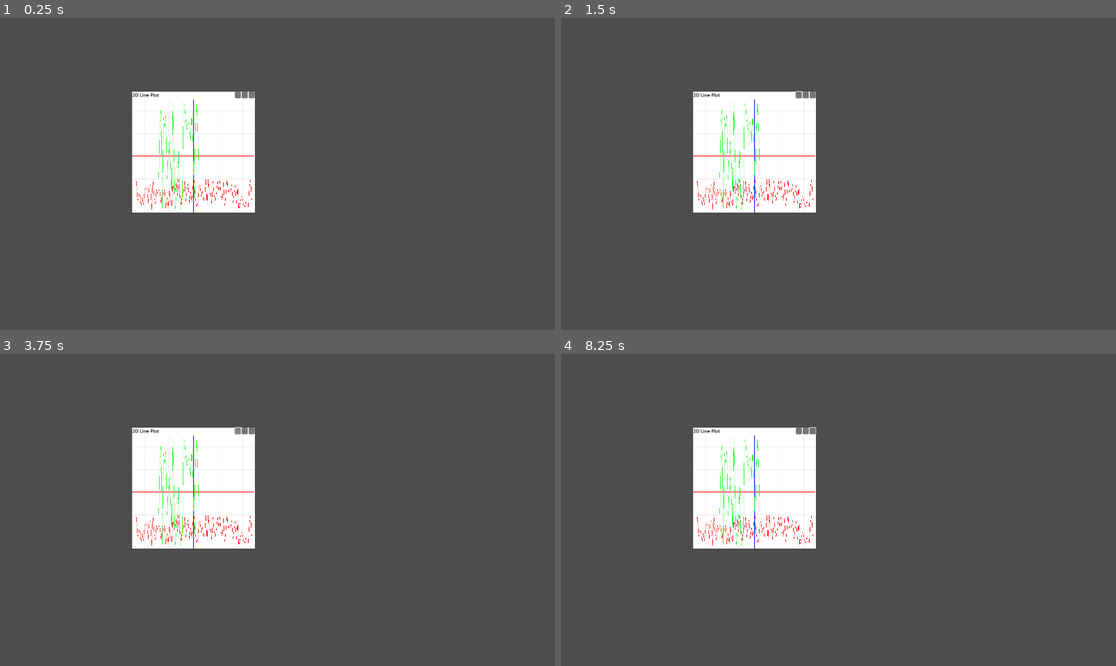
Above: before the commit, frames 1-4 (two rows, left to right).
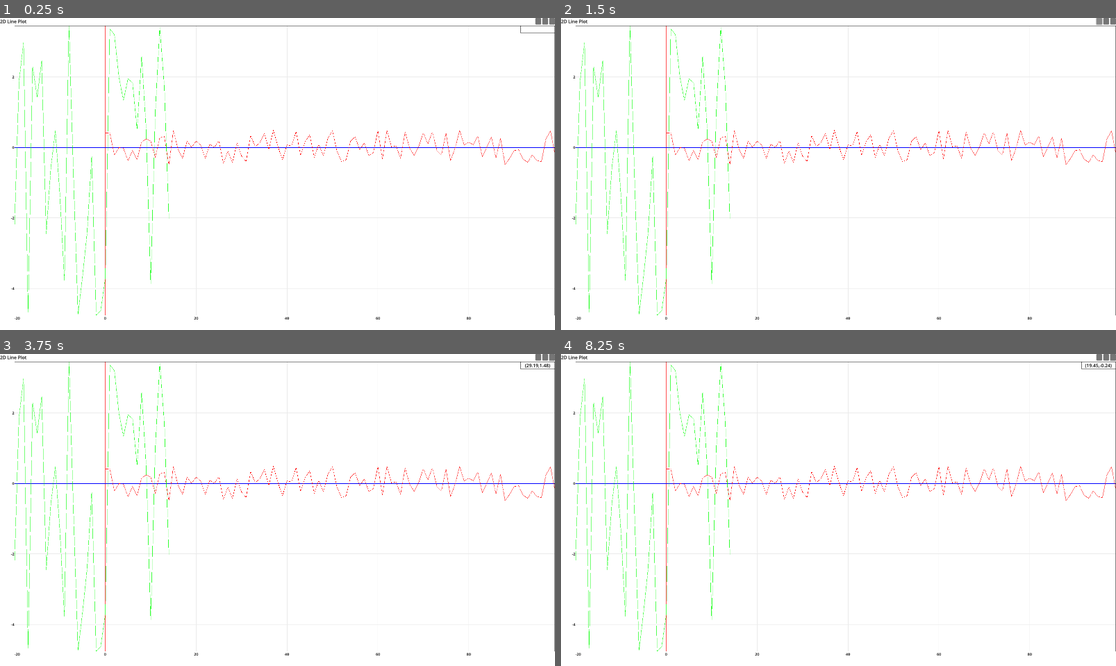
Above: after the commit, the same moments.

Repository: monolithicObserver/godot_plot_engine
Game: Godot game, scene res://line_plot_2d.tscn
Two runs of this game, one before a commit and one after it. Both use one fixed random seed, a clock stepped at 60 frames per second and the inputs below. The project has no main scene, so this scene is started directly.
Inputs (mouse positions are in pixels of both pictures, inside the frame that each line leads up to; where the layout moved, square brackets give the same spot in the first picture):
- Up to frame 1 (0.25 s): no input
- Up to frame 2 (1.5 s): click (799, 96) at 0.52 s; click (1099, 21) at 1.27 s
- Up to frame 3 (3.75 s): click (543, 357) [244, 432] at 2 s; click (549, 357) [249, 432] at 2.75 s; click (238, 432) at 3.52 s
- Up to frame 4 (8.25 s): click (1104, 357) [805, 432] at 4.25 s; click (1110, 357) [810, 432] at 5 s; click (799, 432) at 5.77 s; click (1104, 357) [805, 432] at 6.5 s; click (1110, 357) [810, 432] at 7.25 s; tap Enter at 8 s; move the mouse to (755, 491) at 8.02 s; click (755, 491) at 8.17 s

The runs differ from the first frame. In frame 1, 93% of the frame differs, in the area x 0-100%, y 0-100%; in frame 2, 93%; in frame 3, 93%; in frame 4, 93%.

Commit message:
2D Line Plot First Implementation

Diff:
--- a/grid.gdshader
+++ b/grid.gdshader
@@ -2,41 +2,40 @@
 
 // x,y is the position of rect corner and z,w is the size of the rect
 uniform vec4 plot_rect = vec4(-10.0,-10.0,10.0,10.0);
+uniform vec2 plot_size = vec2(487,460);
 
-uniform float spacing_x : hint_range(0.001, 1.0) = 0.2;
-uniform float spacing_y : hint_range(0.001, 1.0) = 0.2;
+uniform float spacing_x = 1.0;
+uniform float spacing_y = 1.0;
 uniform vec4 line_color: source_color = vec4(0.7, 0.7, 0.7, 1.0);
 uniform vec4 axis_color_x: source_color = vec4(0.0,0.0,0.0,1.0);
 uniform vec4 axis_color_y: source_color = vec4(0.0,0.0,0.0,1.0);
-uniform float axis_width = 0.05;
-uniform float line_width = 0.05;
+uniform float axis_width = 1.0;
+uniform float line_width = 1.0;
+
+float remap(float value, float in_min, float in_max, float out_min, float out_max) {
+    return out_min + ( (value - in_min) * (out_max - out_min) ) / (in_max - in_min);
+}
 
 void fragment() {
-    vec2 plot_coord = plot_rect.xy + vec2(plot_rect.z * UV.x, plot_rect.w * UV.y);
+	vec2 density = plot_rect.zw / plot_size;
+	vec2 plot_uv = vec2(UV.x,1.0-UV.y);
+    vec2 plot_coord = plot_rect.xy + vec2(plot_rect.z * plot_uv.x, plot_rect.w * plot_uv.y);
 
-	float ss_x = spacing_x * plot_rect.z;
-	float ss_y = spacing_x * plot_rect.w;
-	float lws_x = line_width * plot_rect.z;
-	float lws_y = line_width * plot_rect.w;
-	float aws_x = axis_width * plot_rect.z;
-	float aws_y = axis_width * plot_rect.w;
     // Distance to nearest vertical/horizontal grid line
-    float dx = abs(mod(plot_coord.x, ss_x));
-    float dy = abs(mod(plot_coord.y, ss_y));
+    float dx = plot_coord.x - round(plot_coord.x/spacing_x) * spacing_x;
+    float dy = plot_coord.y - round(plot_coord.y/spacing_y) * spacing_y;
 
-    float line = step(dx, lws_x) + step(dy, lws_y);
+    if (abs(dx) < line_width * density.x) {
+        COLOR = line_color;
+    }
+	if (abs(dy) < line_width * density.y) {
+        COLOR = line_color;
+    }
+	if (abs(plot_coord.x) < axis_width * density.x) {
+		COLOR = axis_color_y;
+	}
 
-    if (line > 0.0) {
-        COLOR = line_color;
-    } else {
-        COLOR = vec4(1.0,1.0,1.0,1.0);
-    }
-
-	if (abs(plot_coord.x) < aws_x) {
+	if (abs(plot_coord.y) < axis_width * density.y) {
 		COLOR = axis_color_x;
 	}
-
-	if (abs(plot_coord.y) < aws_y) {
-		COLOR = axis_color_y;
-	}
 }
--- a/line_plot_2d.gd
+++ b/line_plot_2d.gd
@@ -3,10 +3,15 @@
 class_name LinePlot2D
 
 @export var plot_rect: Control
+@export var plot_body: Control
+@export var x_axis_labels: Control
+@export var y_axis_labels: Control
+@export var data_lines: Control
+@export var coord_label: Label
+
 @export var line_colors: Array[Color] = [Color.RED,
 Color.GREEN,Color.BLUE, Color.BLACK, Color.DARK_ORANGE,Color.BLUE_VIOLET,Color.DARK_GREEN]
 
-@export var plot_edge_margin = 10
 class data_2d:
 	var data_length: int = 0
 	var data_x: Array[float] = []
@@ -19,19 +24,30 @@
 
 var data_to_plot: Dictionary[String,data_2d]
 
+@export var  tick_label_settings: LabelSettings
 
 func _add_data(data_name: String,new_data: data_2d) -> void:
 	data_to_plot.set(data_name,new_data)
-
-	max_x = max(max_x,new_data.data_x.max())
-	max_y = max(max_y,new_data.data_y.max())
-
-	min_x = min(min_x,new_data.data_x.min())
-	min_y = min(min_y,new_data.data_y.min())
+	_update_min_max_values()
 
 #func _append_point_to_line(data_name: String, point_x: float,point_y: float) -> void:
 	#data_to_plot.get(data_name).data_x.append(point_x)
 
+func _update_min_max_values() -> void:
+	var max_x_values: Array[float] = []
+	var min_x_values: Array[float] = []
+	var max_y_values: Array[float] = []
+	var min_y_values: Array[float] = []
+	for dl in data_to_plot.values():
+		max_x_values.append(dl.data_x.max())
+		min_x_values.append(dl.data_x.min())
+		max_y_values.append(dl.data_y.max())
+		min_y_values.append(dl.data_y.min())
+
+	max_x = max_x_values.max()
+	min_x = min_x_values.min()
+	max_y = max_y_values.max()
+	min_y = min_y_values.min()
 
 
 func _ready() -> void:
@@ -39,26 +55,33 @@
 	line1.data_length = 100
 	for i in line1.data_length:
 		line1.data_x.append(i)
-		line1.data_y.append(randf())
+		line1.data_y.append((randf()-0.5))
 
 	var line2: data_2d = data_2d.new()
 	line2.data_length = 35
 
 	for i in line2.data_length:
-		line2.data_x.append(20 + i)
-		line2.data_y.append(randf_range(-0.1,3.5))
+		line2.data_x.append(-20 + i)
+		line2.data_y.append(randf_range(-5.0,3.5))
 
 	_add_data("Line 1",line1)
 	_add_data("Line 2",line2)
 
 
+	_draw_plot()
+	_refresh_axis_labels()
+
+
+
+
+
 
 
 
 func _draw_plot() -> void:
-	for lines in plot_rect.get_children():
+	for lines in data_lines.get_children():
 		lines.queue_free()
-	var plot_rect_size: Vector2 = plot_rect.size - Vector2.ONE * plot_edge_margin
+	var plot_rect_size: Vector2 = plot_rect.size
 
 	var line_count = 0
 	for data_name in data_to_plot.keys():
@@ -68,15 +91,141 @@
 		var line_visual: Line2D = Line2D.new()
 		for j in data_2d_i.data_length:
 			var new_point: Vector2
-			new_point.x = remap(x_values[j],min_x,max_x,plot_edge_margin,plot_rect_size.x)
-			new_point.y = remap(y_values[j],min_y,max_y,plot_rect_size.y,plot_edge_margin)
+			new_point.x = remap(x_values[j],min_x,max_x,0.0,plot_rect_size.x)
+			new_point.y = remap(y_values[j],min_y,max_y,plot_rect_size.y,0.0)
 			line_visual.add_point(new_point)
 
 		line_visual.default_color = line_colors[line_count]
 		line_visual.width = 1.0
 		line_count += 1
-		plot_rect.add_child(line_visual)
+		data_lines.add_child(line_visual)
 
 
 func _on_plot_body_resized() -> void:
 	_draw_plot()
+	_refresh_axis_labels()
+
+
+func _refresh_axis_labels() -> void:
+
+	for label in x_axis_labels.get_children():
+		label.queue_free()
+
+	for label in y_axis_labels.get_children():
+		label.queue_free()
+
+
+
+
+
+	var plot_size: Vector2 = plot_rect.size
+	var window_size: Vector2 = plot_body.size
+	var window_pos: Vector2 = -plot_rect.position
+
+
+
+	var x_axis_length = max_x - min_x
+	var y_axis_length = max_y - min_y
+
+	var x_scale = (window_size.x / plot_size.x)
+	var y_scale = (window_size.y / plot_size.y)
+
+	var resized_x = x_axis_length * x_scale
+	var resized_y = y_axis_length * y_scale
+
+	var spacing_x = _get_grid_spacing(resized_x,4)
+	var spacing_y = _get_grid_spacing(resized_y,4)
+
+
+	plot_rect.material.set_shader_parameter("plot_rect",Vector4(min_x,min_y,max_x-min_x,max_y-min_y))
+	plot_rect.material.set_shader_parameter("plot_size",plot_size)
+	plot_rect.material.set_shader_parameter("spacing_x",spacing_x)
+	plot_rect.material.set_shader_parameter("spacing_y",spacing_y)
+
+	var window_x_min = remap(window_pos.x,0.0,plot_size.x,min_x,max_x)
+	var window_y_max = remap(window_pos.y,plot_size.y,0.0,min_y,max_y)
+
+	var window_x_max = remap(window_pos.x + window_size.x,0.0,plot_size.x,min_x,max_x)
+	var window_y_min = remap(window_pos.y + window_size.y,plot_size.y,0.0,min_y,max_y)
+
+	var x_ticks: Array = range(ceil(window_x_min/spacing_x),ceil(window_x_max/spacing_x),1)
+
+	var y_ticks: Array = range(ceil(window_y_min/spacing_y),ceil(window_y_max/spacing_y),1)
+
+
+	for tick in x_ticks:
+		var tick_val = tick * spacing_x
+		var tick_label = Label.new()
+		tick_label.label_settings = tick_label_settings
+		tick_label.text = String.num_scientific(tick_val)
+		x_axis_labels.add_child(tick_label)
+		tick_label.position.x = remap(tick_val,window_x_min,window_x_max,0.0,window_size.x) - tick_label.size.x * 0.5
+		tick_label.position.x = clamp(tick_label.position.x,0.0,window_size.x)
+		tick_label.position.y = 0.0
+
+	for tick in y_ticks:
+
+		var tick_val = tick * spacing_y
+		var tick_label = Label.new()
+		tick_label.size.x = 50.0
+		tick_label.horizontal_alignment = HORIZONTAL_ALIGNMENT_RIGHT
+		tick_label.label_settings = tick_label_settings
+		tick_label.text = String.num_scientific(tick_val)
+		y_axis_labels.add_child(tick_label)
+		tick_label.position.y = remap(tick_val,window_y_min,window_y_max,window_size.y,0.0) - tick_label.size.y * 0.4
+		tick_label.position.x = 0.0
+
+
+
+func _on_plot_body_panned() -> void:
+	_refresh_axis_labels()
+
+func _get_grid_spacing(axis_length: float, target_lines: int = 10) -> float:
+	if axis_length <= 0:
+		return 0.0
+
+	# Desired spacing if we had exactly target_lines
+	var raw_spacing = axis_length / float(target_lines)
+
+	# Get order of magnitude (10^n)
+	var power = pow(10, floor(log(raw_spacing)/log(10)))
+
+	# Normalize raw_spacing to [1,10)
+	var normalized = raw_spacing / power
+
+	# Choose "nice" step from {1, 2, 5}
+	var step: float
+	if normalized < 2.0:
+		step = 1.0
+	elif normalized < 5.0:
+		step = 2.0
+	else:
+		step = 5.0
+
+	return step * power
+
+var coord_label_active = false
+
+func _on_plot_body_mouse_entered() -> void:
+	coord_label.visible = true
+	coord_label_active = true
+
+func _on_plot_body_mouse_exited() -> void:
+	coord_label.visible = false
+	coord_label_active = false
+
+func _process(delta: float) -> void:
+	if coord_label_active:
+		var local_cursor = plot_rect.get_local_mouse_position()
+		var coord_x = remap(local_cursor.x,0.0,plot_rect.size.x,min_x,max_x)
+		var coord_y = remap(local_cursor.y,plot_rect.size.y,0,min_y,max_y)
+		var x_text = _num_2_scientific_str(coord_x)
+		var y_text = _num_2_scientific_str(coord_y)
+		coord_label.text = "("+x_text+","+y_text+")"
+
+func _num_2_scientific_str(number: float) -> String:
+	var decimal_scale = floor(log(abs(number)) / log(10))
+	if abs(decimal_scale) <= 1:
+		return String.num_scientific(number).pad_decimals(2)
+	else:
+		return String.num_scientific(number).pad_decimals(2) + "e" + str(decimal_scale).pad_decimals(-1)
--- a/line_plot_2d.tscn
+++ b/line_plot_2d.tscn
@@ -1,32 +1,62 @@
-[gd_scene load_steps=6 format=3 uid="uid://dpmqqk7lnspwr"]
+[gd_scene load_steps=10 format=3 uid="uid://dpmqqk7lnspwr"]
 
 [ext_resource type="Script" uid="uid://dgrvqioe20ecv" path="res://line_plot_2d.gd" id="1_vhy1o"]
 [ext_resource type="Shader" uid="uid://cqckk3sxs2fex" path="res://grid.gdshader" id="3_3p18w"]
 [ext_resource type="Script" uid="uid://c8kmu3pnu8hyx" path="res://plot_body.gd" id="3_xnol5"]
 
+[sub_resource type="LabelSettings" id="LabelSettings_xnol5"]
+font_size = 13
+font_color = Color(0, 0, 0, 1)
+
 [sub_resource type="LabelSettings" id="LabelSettings_vhy1o"]
 font_color = Color(0, 0, 0, 1)
 
 [sub_resource type="ShaderMaterial" id="ShaderMaterial_w24ie"]
 shader = ExtResource("3_3p18w")
 shader_parameter/plot_rect = Vector4(-10, -10, 20, 20)
-shader_parameter/spacing_x = 0.2
-shader_parameter/spacing_y = 0.2
+shader_parameter/plot_size = Vector2(487, 460)
+shader_parameter/spacing_x = 1.0
+shader_parameter/spacing_y = 1.0
 shader_parameter/line_color = Color(0.91664, 0.91664, 0.91664, 1)
 shader_parameter/axis_color_x = Color(0, 0, 1, 1)
 shader_parameter/axis_color_y = Color(1, 0, 0, 1)
-shader_parameter/axis_width = 0.003
-shader_parameter/line_width = 0.003
-
-[node name="2DLinePlot" type="Control" node_paths=PackedStringArray("plot_rect")]
+shader_parameter/axis_width = 1.0
+shader_parameter/line_width = 1.0
+
+[sub_resource type="StyleBoxFlat" id="StyleBoxFlat_xnol5"]
+bg_color = Color(1, 1, 1, 0)
+border_width_left = 1
+border_width_top = 1
+border_width_right = 1
+border_width_bottom = 1
+border_color = Color(0, 0, 0, 1)
+
+[sub_resource type="LabelSettings" id="LabelSettings_3p18w"]
+font_color = Color(0, 0, 0, 1)
+
+[sub_resource type="StyleBoxFlat" id="StyleBoxFlat_3p18w"]
+bg_color = Color(1, 1, 1, 1)
+border_width_left = 1
+border_width_top = 1
+border_width_right = 1
+border_width_bottom = 1
+border_color = Color(0, 0, 0, 1)
+
+[node name="2DLinePlot" type="Control" node_paths=PackedStringArray("plot_rect", "plot_body", "x_axis_labels", "y_axis_labels", "data_lines", "coord_label")]
 layout_mode = 3
-anchors_preset = 0
-offset_left = 458.0
-offset_top = 255.0
-offset_right = 881.0
-offset_bottom = 674.0
+anchors_preset = 15
+anchor_right = 1.0
+anchor_bottom = 1.0
+grow_horizontal = 2
+grow_vertical = 2
 script = ExtResource("1_vhy1o")
-plot_rect = NodePath("Frame/PlotBody/PlotRect")
+plot_rect = NodePath("Frame/Control/PlotBody/PlotRect")
+plot_body = NodePath("Frame/Control/PlotBody")
+x_axis_labels = NodePath("Frame/Control/XLabels")
+y_axis_labels = NodePath("Frame/Control/YLabels")
+data_lines = NodePath("Frame/Control/PlotBody/PlotRect/DataLines")
+coord_label = NodePath("Frame/Control/PlotBody/CoordLabel")
+tick_label_settings = SubResource("LabelSettings_xnol5")
 
 [node name="Background" type="ColorRect" parent="."]
 layout_mode = 1
@@ -58,7 +88,7 @@
 text = "2D Line Plot"
 label_settings = SubResource("LabelSettings_vhy1o")
 
-[node name="Button" type="Button" parent="Frame/TitleBar"]
+[node name="Reset" type="Button" parent="Frame/TitleBar"]
 custom_minimum_size = Vector2(20, 0)
 layout_mode = 2
 size_flags_horizontal = 4
@@ -73,7 +103,19 @@
 layout_mode = 2
 size_flags_horizontal = 4
 
-[node name="PlotBody" type="Control" parent="Frame" node_paths=PackedStringArray("plot_rect")]
+[node name="Control" type="GridContainer" parent="Frame"]
+layout_mode = 2
+size_flags_vertical = 3
+theme_override_constants/h_separation = 0
+theme_override_constants/v_separation = 0
+columns = 2
+
+[node name="YLabels" type="Control" parent="Frame/Control"]
+clip_contents = true
+custom_minimum_size = Vector2(20, 0)
+layout_mode = 2
+
+[node name="PlotBody" type="Control" parent="Frame/Control" node_paths=PackedStringArray("plot_rect")]
 clip_contents = true
 layout_mode = 2
 size_flags_horizontal = 3
@@ -81,7 +123,7 @@
 script = ExtResource("3_xnol5")
 plot_rect = NodePath("PlotRect")
 
-[node name="PlotRect" type="ColorRect" parent="Frame/PlotBody"]
+[node name="PlotRect" type="ColorRect" parent="Frame/Control/PlotBody"]
 material = SubResource("ShaderMaterial_w24ie")
 layout_mode = 1
 anchors_preset = 15
@@ -89,6 +131,72 @@
 anchor_bottom = 1.0
 grow_horizontal = 2
 grow_vertical = 2
-mouse_filter = 2
-
-[connection signal="resized" from="Frame/PlotBody" to="." method="_on_plot_body_resized"]
+size_flags_horizontal = 3
+size_flags_vertical = 3
+mouse_filter = 2
+
+[node name="AxisLabels" type="Control" parent="Frame/Control/PlotBody/PlotRect"]
+layout_mode = 1
+anchors_preset = 15
+anchor_right = 1.0
+anchor_bottom = 1.0
+grow_horizontal = 2
+grow_vertical = 2
+mouse_filter = 2
+
+[node name="DataLines" type="Control" parent="Frame/Control/PlotBody/PlotRect"]
+layout_mode = 1
+anchors_preset = 15
+anchor_right = 1.0
+anchor_bottom = 1.0
+grow_horizontal = 2
+grow_vertical = 2
+mouse_filter = 2
+
+[node name="RectOverlay" type="Panel" parent="Frame/Control/PlotBody"]
+layout_mode = 1
+anchors_preset = 15
+anchor_right = 1.0
+anchor_bottom = 1.0
+grow_horizontal = 2
+grow_vertical = 2
+mouse_filter = 2
+theme_override_styles/panel = SubResource("StyleBoxFlat_xnol5")
+
+[node name="CoordLabel" type="Label" parent="Frame/Control/PlotBody"]
+custom_minimum_size = Vector2(120, 25)
+layout_mode = 1
+anchors_preset = 1
+anchor_left = 1.0
+anchor_right = 1.0
+offset_left = -100.0
+offset_bottom = 20.0
+grow_horizontal = 0
+label_settings = SubResource("LabelSettings_3p18w")
+horizontal_alignment = 1
+vertical_alignment = 1
+
+[node name="CoordTint" type="Panel" parent="Frame/Control/PlotBody/CoordLabel"]
+show_behind_parent = true
+layout_mode = 1
+anchors_preset = 15
+anchor_right = 1.0
+anchor_bottom = 1.0
+grow_horizontal = 2
+grow_vertical = 2
+theme_override_styles/panel = SubResource("StyleBoxFlat_3p18w")
+
+[node name="Corner" type="Control" parent="Frame/Control"]
+custom_minimum_size = Vector2(50, 50)
+layout_mode = 2
+
+[node name="XLabels" type="Control" parent="Frame/Control"]
+clip_contents = true
+custom_minimum_size = Vector2(0, 20)
+layout_mode = 2
+
+[connection signal="button_up" from="Frame/TitleBar/Reset" to="Frame/Control/PlotBody" method="_on_reset_button_up"]
+[connection signal="mouse_entered" from="Frame/Control/PlotBody" to="." method="_on_plot_body_mouse_entered"]
+[connection signal="mouse_exited" from="Frame/Control/PlotBody" to="." method="_on_plot_body_mouse_exited"]
+[connection signal="panned" from="Frame/Control/PlotBody" to="." method="_on_plot_body_panned"]
+[connection signal="resized" from="Frame/Control/PlotBody" to="." method="_on_plot_body_resized"]
--- a/plot_body.gd
+++ b/plot_body.gd
@@ -1,4 +1,6 @@
 extends Control
+
+signal panned
 
 # Zoom parameters
 var zoom: float = 1.0
@@ -30,6 +32,7 @@
 	if event is InputEventMouseMotion and is_panning:
 		var delta = event.position - pan_start
 		plot_rect.position += delta
+		emit_signal("panned")
 		pan_start = event.position
 		_limit_pos()
 
@@ -54,3 +57,12 @@
 
 	plot_rect.position.x = max(-size.x * (zoom-1),plot_rect.position.x)
 	plot_rect.position.y = max(-size.y * (zoom-1),plot_rect.position.y)
+
+
+func _on_reset_button_up() -> void:
+	plot_rect.position = Vector2.ZERO
+	#plot_rect.scale = plot_rect.scale * factor
+	plot_rect.size = self.size
+	zoom = 1.0
+
+	emit_signal("resized")
